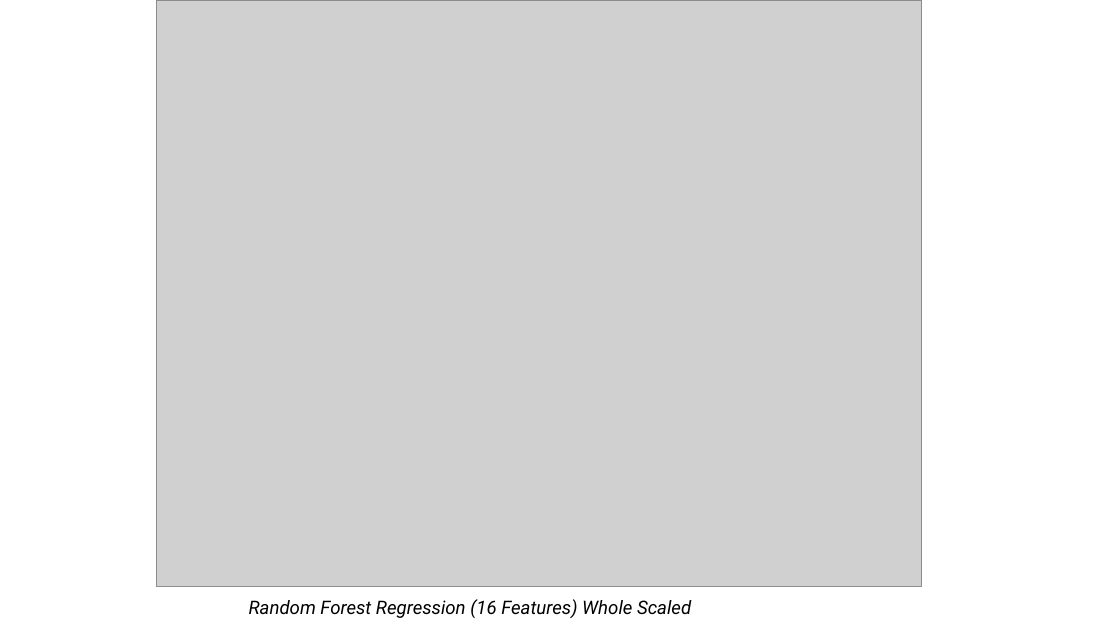
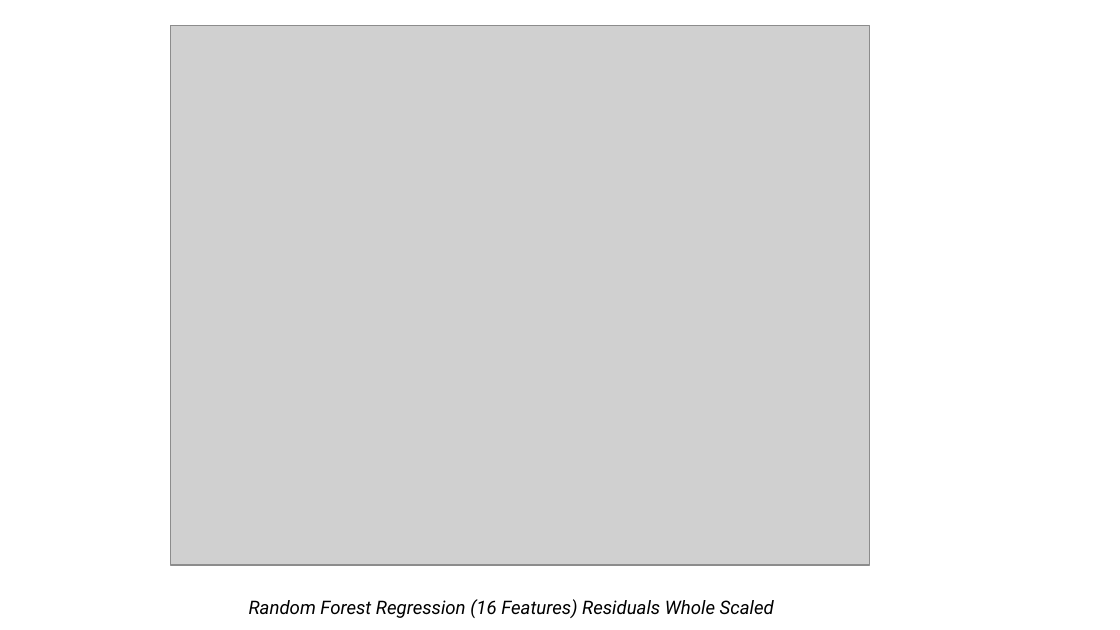
Before and after one commit to Magzzie/COVID-19_Analysis, a slide deck: slide 27 of COVID-19 Analysis.pptx. Drawn at 1120x630 pixels with LibreOffice and Linux fonts; fonts in the diff are those of the drawing; grey boxes stand for pictures. Boxes give left, top, right and bottom in pixels: in the first picture for what was removed or moved away, otherwise in the second. Text is boxed around its words. In the diff, an @@ line names an element or a change of style, - is before the commit and + after.

Commit message:
updating presentation

```diff
--- a/COVID-19 Analysis.pptx
+++ b/COVID-19 Analysis.pptx
@@ picture: place and size @@
-picture at (157,0,922,587)
+picture at (170,26,870,566)
@@ text at (249,599,774,618): text changed @@
-Random Forest Regression (16 Features) Whole Scaled
+Random Forest Regression (16 Features) Residuals Whole Scaled
```
